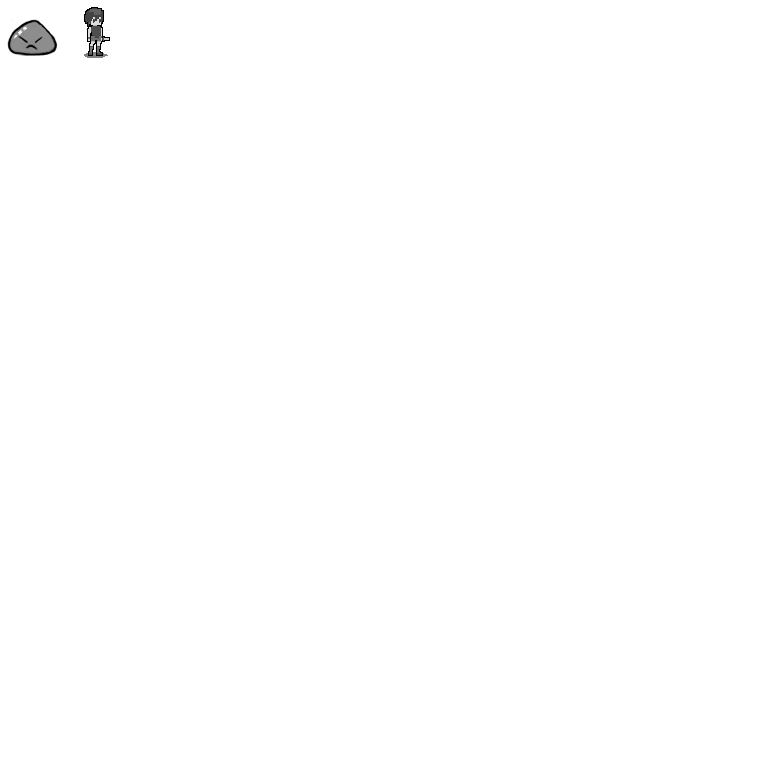
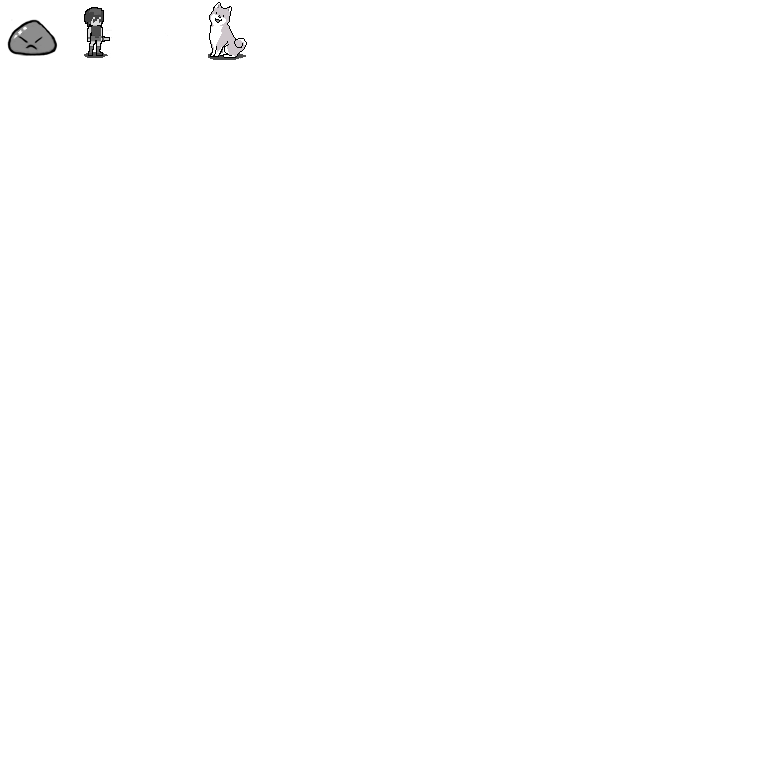
Before/after of a 768px x 768px layered artwork. What changed in the layer stack:
added group "Shiba" (1st of 2) with 3 layers above "Player" over [165,2,247,60]
added layer "Shiba" (2nd of 2, in "Shiba") in group "Shiba" over [165,2,247,58]
added layer "Shadow" (1st of 3, in "Shiba") (70%) in group "Shiba" over [208,52,246,60]
"Shadow" (2nd of 3, in "Player"): opacity 50% → 70% over [84,52,108,58]
